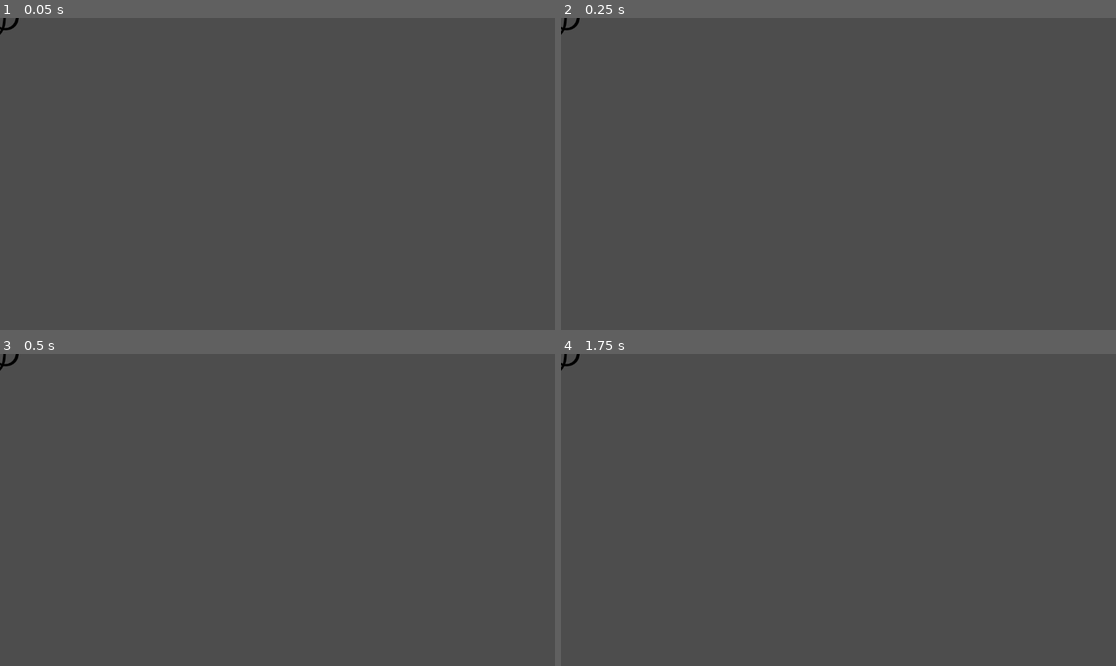
Above: before the commit, frames 1-4 (two rows, left to right).
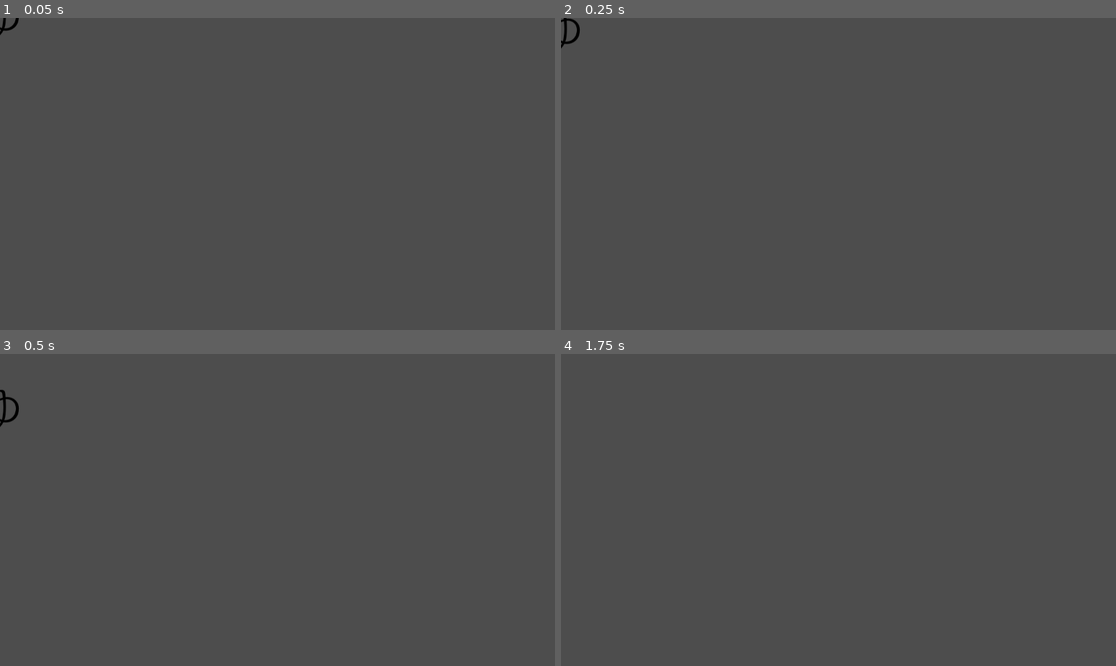
Above: after the commit, the same moments.

Repository: geometriccross/aquarium
Game: Godot game, scene res://tscn/fish.tscn
Two runs of this game, one before a commit and one after it. Both use one fixed random seed, a clock stepped at 60 frames per second and the inputs below. This scene is started directly instead of the project's main scene.
Inputs:
- Up to frame 1 (0.05 s): no input
- Up to frame 2 (0.25 s): no input
- Up to frame 3 (0.5 s): no input
- Up to frame 4 (1.75 s): no input

The runs differ from the first frame. In frame 1, less than 0.1% of the frame differs, in the area x 0-3%, y 1-6%; in frame 2, 0.1%; in frame 3, 0.2%, in the area x 0-4%, y 0-24%; in frame 4, less than 0.1%.

Commit message:
tweak a fish.tscn

Diff:
--- a/tscn/fish.tscn
+++ b/tscn/fish.tscn
@@ -1,16 +1,16 @@
-[gd_scene load_steps=3 format=3 uid="uid://wirldjvxh2ky"]
+[gd_scene load_steps=3 format=3 uid="uid://ytk41imemgoh"]
 
 [ext_resource type="Texture2D" uid="uid://brqa1a6kncvb6" path="res://image/ゆ.svg" id="1_siun8"]
 
-[sub_resource type="CapsuleShape2D" id="CapsuleShape2D_ksaok"]
-radius = 42.0
-height = 86.0
+[sub_resource type="CapsuleShape2D" id="CapsuleShape2D_eq3s0"]
+radius = 40.0
+height = 92.0
 
-[node name="fish" type="Area2D"]
-
-[node name="CollisionShape2D" type="CollisionShape2D" parent="."]
-rotation = 4.71239
-shape = SubResource("CapsuleShape2D_ksaok")
+[node name="fish" type="RigidBody2D"]
 
 [node name="ゆ" type="Sprite2D" parent="."]
 texture = ExtResource("1_siun8")
+
+[node name="BodyShape" type="CollisionShape2D" parent="."]
+rotation = -1.5708
+shape = SubResource("CapsuleShape2D_eq3s0")
